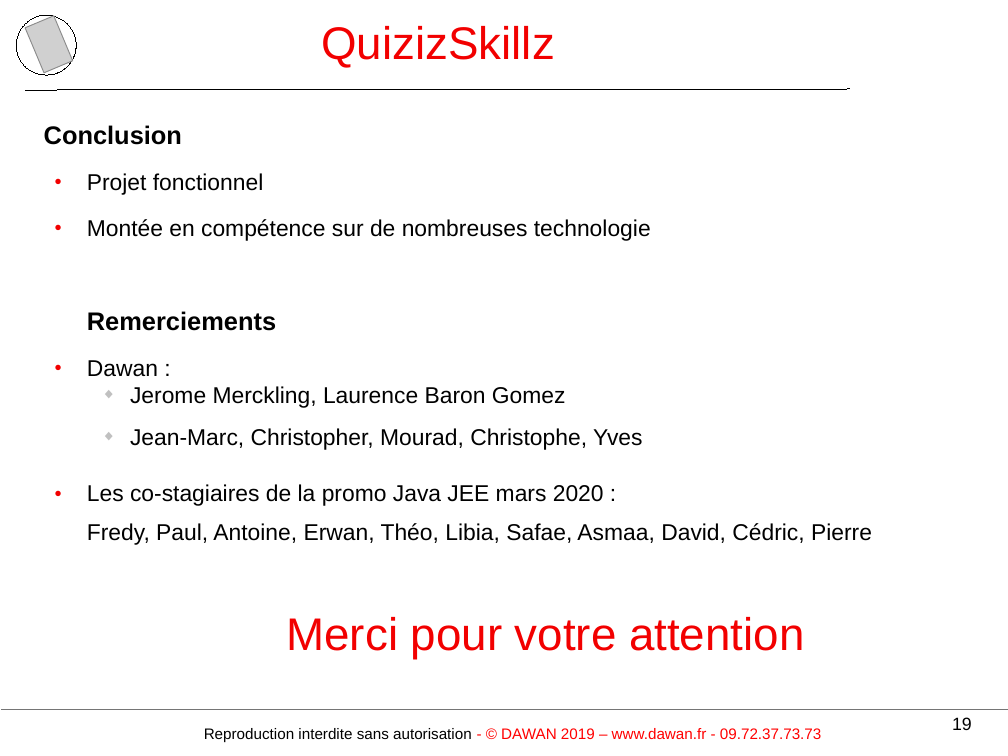
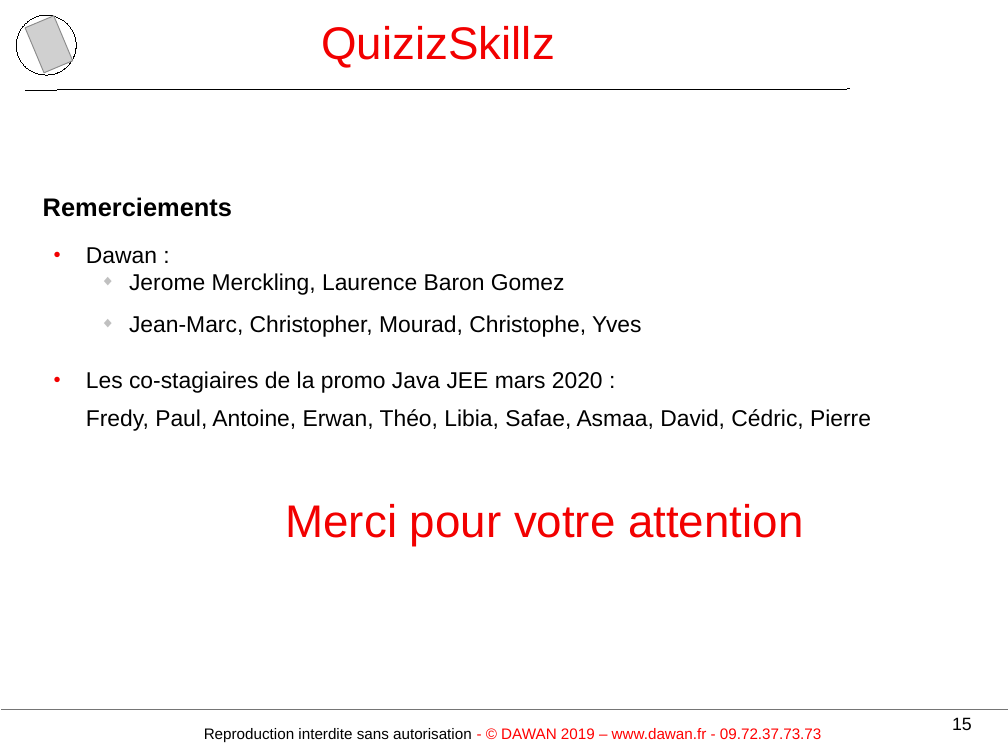
Before and after one commit to TeamLBnantes/QCM, a slide deck: slide 15 of 02Organisation/presentation de Mai/QuizIzSkillzAvecQCM.odp (slide 19 before the commit). Drawn at 1008x756 pixels with LibreOffice and Linux fonts; fonts in the diff are those of the drawing; grey boxes stand for pictures; background and template pictures are left out. Boxes give left, top, right and bottom in pixels: in the first picture for what was removed or moved away, otherwise in the second. Text is boxed around its words. In the diff, an @@ line names an element or a change of style, - is before the commit and + after.

```diff
--- a/02Organisation/presentation de Mai/QuizIzSkillzAvecQCM.odp
+++ b/02Organisation/presentation de Mai/QuizIzSkillzAvecQCM.odp
@@ text at <box>44,125,651,241</box>: paragraphs removed @@
-Conclusion
-● Projet fonctionnel
-● Montée en compétence sur de nombreuses technologie
@@ text "Remerciements": place and size @@
-text "Remerciements" at <box>44,125,872,659</box>
+text "Remerciements" at <box>43,197,871,546</box>
@@ page number at <box>952,717,972,730</box>: text changed @@
-19
+15
```
Also in this commit, not shown: 8 other slides changed, 3 slides added, 7 slides removed, 13 other files.
